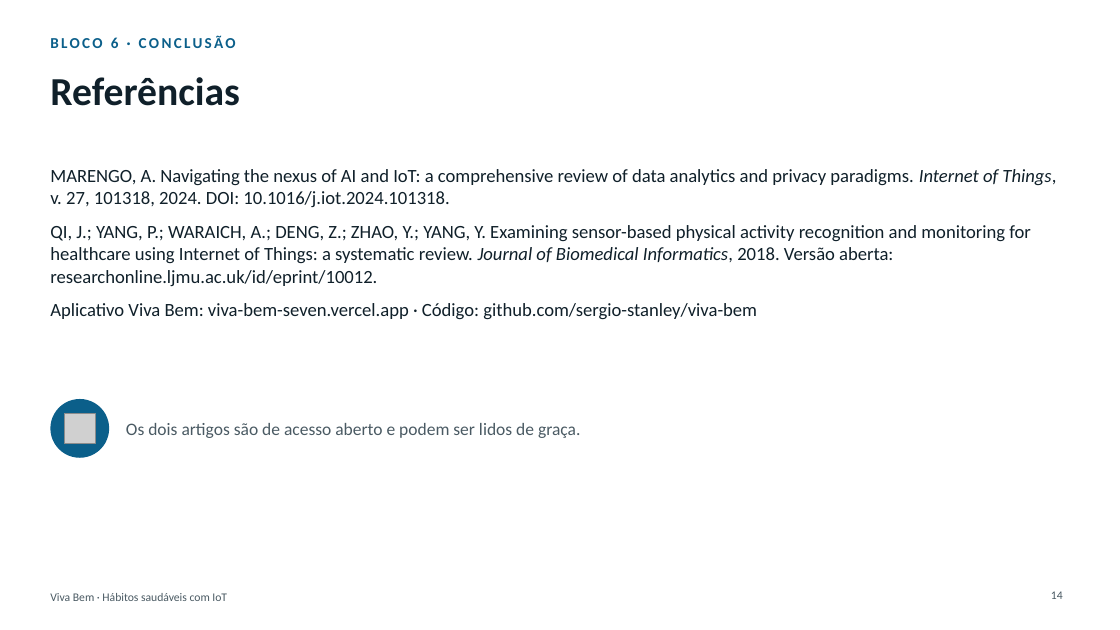
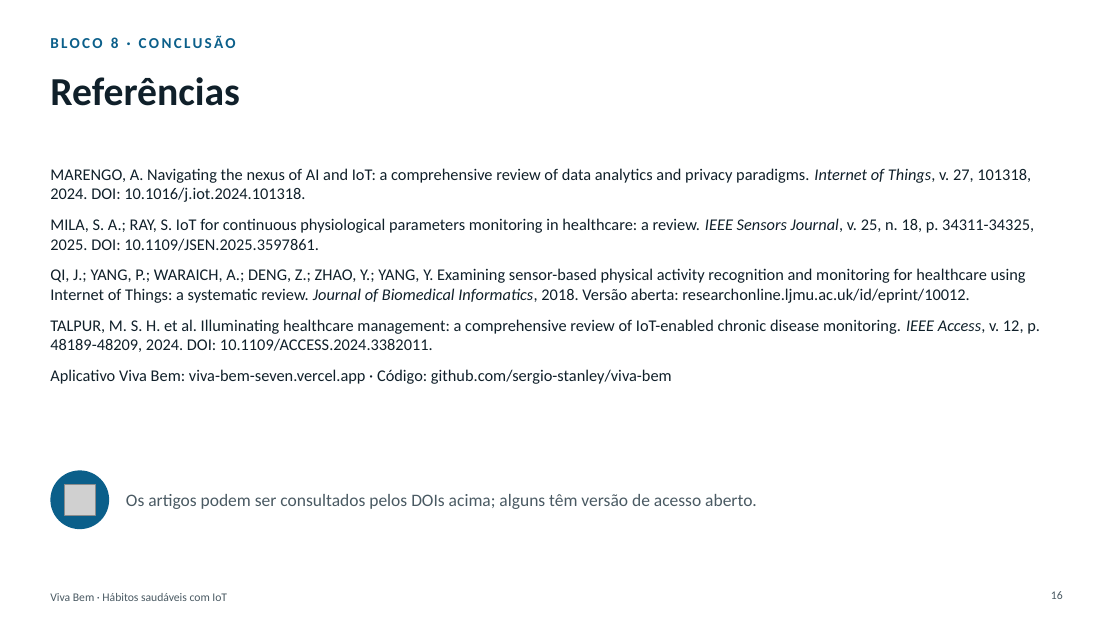
Before and after one commit to sergio-stanley/viva-bem, a slide deck: slide 16 of apresentacao/Viva-Bem-apresentacao.pptx (slide 14 before the commit). Drawn at 1120x630 pixels with LibreOffice and Linux fonts; fonts in the diff are those of the drawing; grey boxes stand for pictures. Boxes give left, top, right and bottom in pixels: in the first picture for what was removed or moved away, otherwise in the second. Text is boxed around its words. In the diff, an @@ line names an element or a change of style, - is before the commit and + after.

```diff
--- a/apresentacao/Viva-Bem-apresentacao.pptx
+++ b/apresentacao/Viva-Bem-apresentacao.pptx
@@ text at (50,35,236,48): text changed @@
-BLOCO 6 · CONCLUSÃO
+BLOCO 8 · CONCLUSÃO
@@ text at (50,168,1031,384): size 16 to 14 pt in "MARENGO, A. Navigating the nexus of AI ...", "QI, J.; YANG, P.; WARAICH, A.; DENG, ...", "Aplicativo Viva Bem: viva-bem-seven.vercel.app · Código: git ..." @@
@@ text at (50,218,1034,251): paragraph added @@
+MILA, S. A.; RAY, S. IoT for continuous physiological parameters monitoring in healthcare: a review. IEEE Sensors Journal, v. 25, n. 18, p. 34311-34325, 2025. DOI: 10.1109/JSEN.2025.3597861.
@@ text at (50,319,1040,352): paragraph added @@
+TALPUR, M. S. H. et al. Illuminating healthcare management: a comprehensive review of IoT-enabled chronic disease monitoring. IEEE Access, v. 12, p. 48189-48209, 2024. DOI: 10.1109/ACCESS.2024.3382011.
@@ ellipse: place and size @@
-ellipse at (50,399,109,458)
+ellipse at (50,471,109,529)
@@ picture: place and size @@
-picture at (65,413,95,444)
+picture at (65,485,95,515)
@@ text at (126,494,757,509): text changed @@
-Os dois artigos são de acesso aberto e podem ser lidos de graça.
+Os artigos podem ser consultados pelos DOIs acima; alguns têm versão de acesso aberto.
@@ page number at (1051,591,1063,599): text changed @@
-14
+16
```
Also in this commit, not shown: 7 other slides changed, 2 slides added, 1 other file.
